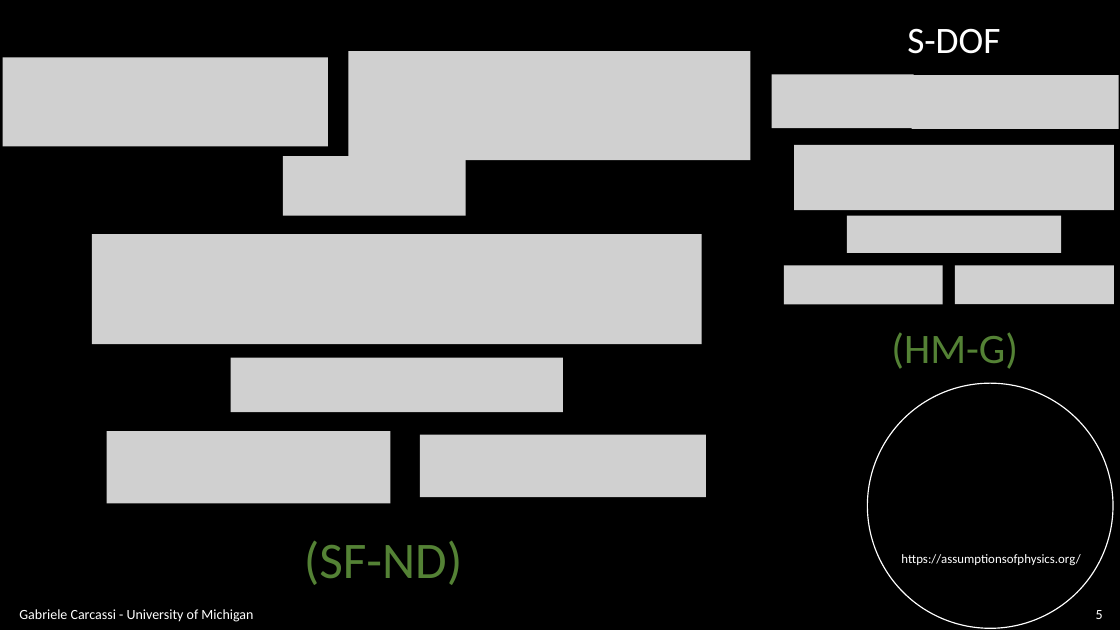
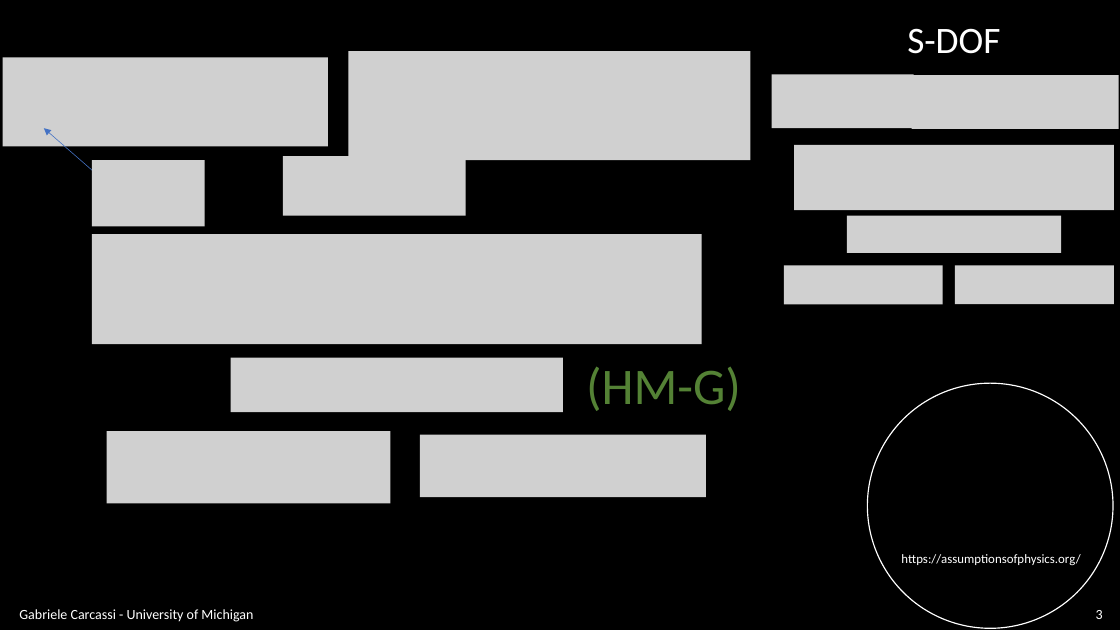
Before and after one commit to assumptionsofphysics/slides, a slide deck: slide 3 of BookCompanions-v2/RP-Class-4.pptx (slide 5 before the commit). Drawn at 1120x630 pixels with LibreOffice and Linux fonts; fonts in the diff are those of the drawing; grey boxes stand for pictures; background and template pictures are left out. Boxes give left, top, right and bottom in pixels: in the first picture for what was removed or moved away, otherwise in the second. Text is boxed around its words. In the diff, an @@ line names an element or a change of style, - is before the commit and + after.

```diff
--- a/BookCompanions-v2/RP-Class-4.pptx
+++ b/BookCompanions-v2/RP-Class-4.pptx
@@ arrow added from (95, 172) to (44, 129), #4472C4 0.5 pt @@
@@ picture added at <box>92,160,204,227</box> @@
@@ text "(HM-G)": place and size @@
-text "(HM-G)" at <box>891,332,1018,369</box>
+text "(HM-G)" at <box>586,367,741,411</box>
@@ text "(HM-G)" at <box>586,367,741,411</box>: size 36 to 44 pt @@
@@ text removed at <box>304,541,463,585</box> @@
-(SF-ND)
@@ page number at <box>1096,610,1103,619</box>: text changed @@
-5
+3
```
Also in this commit, not shown: 19 other slides changed, 9 slides added.
